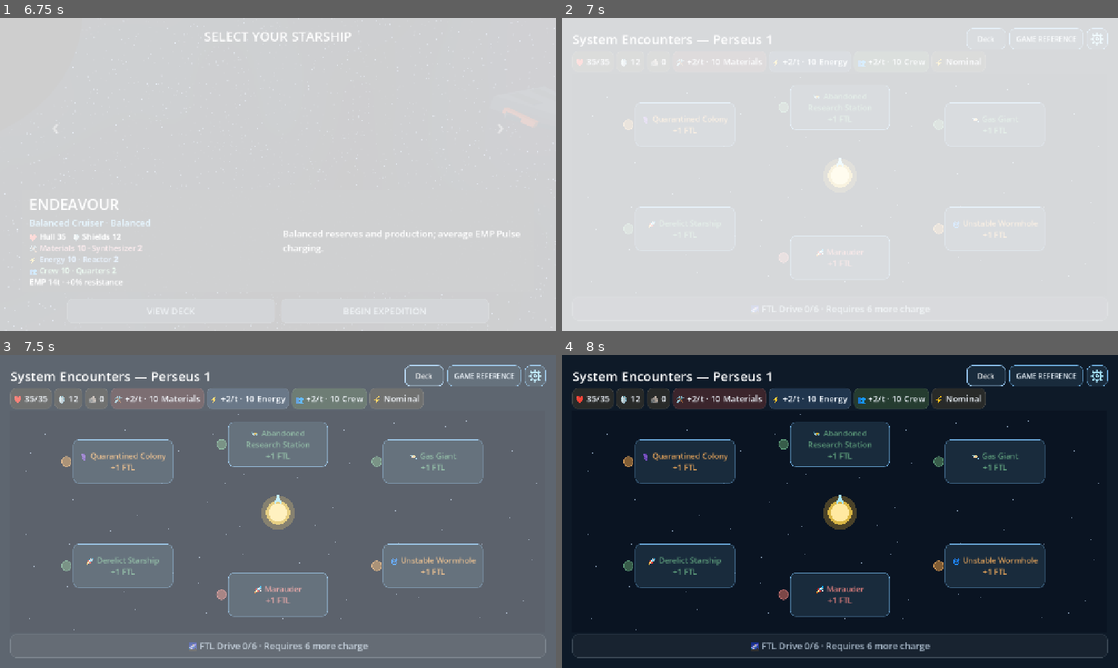
Above: before the commit, frames 1-4 (two rows, left to right).
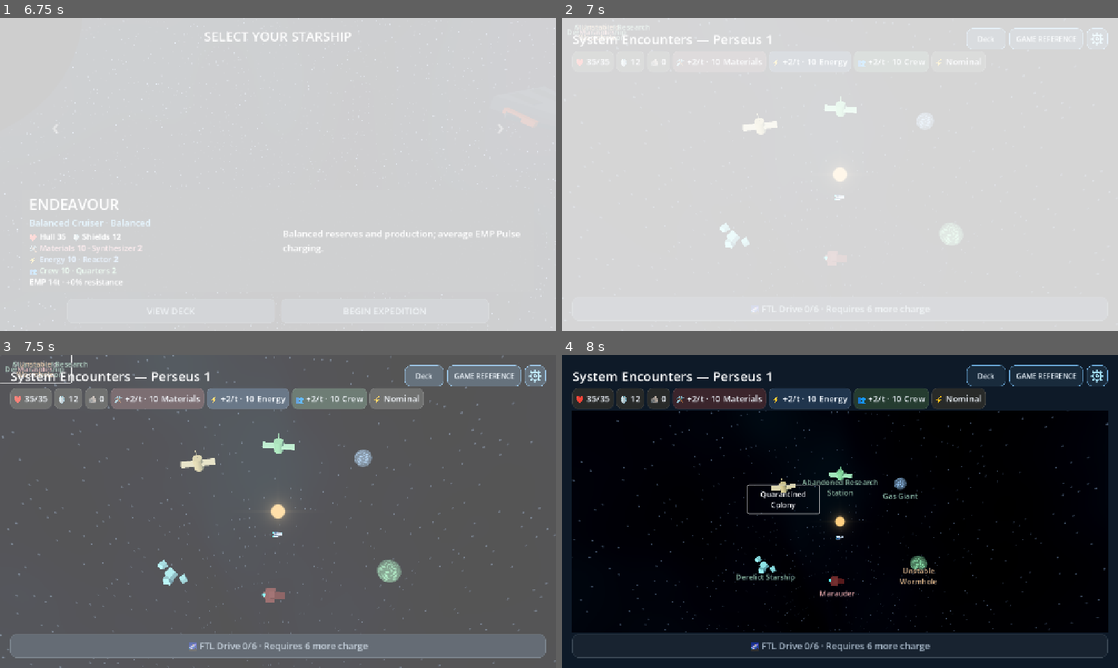
Above: after the commit, the same moments.

Repository: RPGMaster2000/arcospace
Game: Godot game, scene res://scenes/battle_setup.tscn
The game is run twice, just before and just after one commit, with the same random seed, the same clock (stepped at 60 frames per second) and the same inputs. Sound files missing from this copy of the repository are replaced by a short silence.
Inputs (mouse positions are in pixels of both pictures, inside the frame that each line leads up to):
- Up to frame 1 (6.75 s): tap Enter (ui_accept) at 0.5, 0.77, 4.52, 5 s; move the mouse to (400, 158) at 0.52 s; hold Right (ui_right) 0.53-1.25 s; tap Tab at 0.6, 2.1, 4.35, 5.85 s; click (400, 158) at 0.67 s; drag from (166, 190) to (250, 237) at 1.27 s; move the mouse to (333, 105) at 2.02 s; hold Right (ui_right) 2.03-2.75 s; click (333, 105) at 2.17 s; drag from (250, 237) to (111, 127) at 2.77 s; click "BEGIN EXPEDITION" at 3.5 s; move the mouse to (444, 221) at 4.27 s; hold Left (ui_left) 4.28-5 s; click (444, 221) at 4.42 s; drag from (111, 127) to (194, 96) at 5.02 s; move the mouse to (305, 174) at 5.77 s; hold Down (ui_down) 5.78-6.5 s; click (305, 174) at 5.92 s; drag from (194, 96) to (166, 190) at 6.52 s
- Up to frame 2 (7 s): no input
- Up to frame 3 (7.5 s): move the mouse to (400, 495) at 7.27 s; hold Up (ui_up) from 7.28 s (still down); tap Tab at 7.35 s; click (400, 495) at 7.42 s
- Up to frame 4 (8 s): keep holding Up (ui_up); tap Enter (ui_accept) at 7.52 s

Frame 1 is identical in both runs. In frame 2, 1.3% of the frame differs, in the area x 2-97%, y 2-84%; in frame 3, 24%; in frame 4, 58%, in the area x 1-99%, y 3-89%.

Commit message:
Connect 3D navigation, selected ship travel and orbit with 2D fallback (stage B)

Diff:
--- a/scripts/expedition.gd
+++ b/scripts/expedition.gd
@@ -45,6 +45,9 @@
 var card_inspector: CanvasLayer
 # TUNE: Disable to restore the original grid; both presentations use the same encounter state.
 @export var use_star_map: bool = true
+## Disable for the temporary 2D map fallback.
+@export var use_3d_star_map: bool = true
+@export var star_system_settings: Resource = preload("res://scripts/presentation/star_system/map_settings.gd").new()
 # TUNE: Seconds before a selected map destination opens; no travel cost or rules change.
 @export_range(0.1, 2.0, 0.1) var star_map_travel_duration: float = 1.4
 @export_group("Hull warning")
@@ -285,7 +288,8 @@
 	for child in view.get_children():
 		view.remove_child(child)
 		child.queue_free()
-	star_map = null
+	if not _uses_3d_map():
+		star_map = null
 	replacement_panel = null
 	scroll.vertical_scroll_mode = (
 		ScrollContainer.SCROLL_MODE_DISABLED
@@ -325,6 +329,16 @@
 		jump_button.tooltip_text = "FTL resets to zero when entering the next system."
 	jump_button.disabled = not state.can_jump()
 	jump_button.visible = state.hull > 0
+	if _uses_3d_map():
+		screen.map_layout(true, kind != "system")
+		if is_instance_valid(star_map):
+			star_map.set_active(state.hull > 0)
+			if kind == "system":
+				star_map.overview()
+			else:
+				star_map.interactive = false
+	else:
+		screen.map_layout(false, false)
 
 
 #endregion
@@ -487,6 +501,10 @@
 
 
 # Adapt generated encounters to presentation entries; arrival uses visit, exactly like grid selection.
+func _uses_3d_map() -> bool:
+	return use_star_map and use_3d_star_map
+
+
 func _show_star_map() -> void:
 	if map_system != state.system_number:
 		map_system = state.system_number
@@ -510,6 +528,9 @@
 		entries.append(
 			{
 				"index": index,
+				"name": encounter.title,
+				"model_kind": key,
+				"profile": state.enemy_profile(encounter) if encounter.kind == "battle" else null,
 				"text":
 				(
 					("✓ " if encounter.completed else _icon(key) + " ")
@@ -526,24 +547,36 @@
 		entries.append(
 			{
 				"index": state.SERVICE_INDEX,
+				"name": "Trading Outpost",
+				"model_kind": "trading_outpost",
 				"text": _icon("trading_outpost") + " Trading Outpost\nFree return · 0 FTL",
 				"tooltip": "Independent service station",
 				"color": Color("8fcab7"),
 				"completed": false
 			}
 		)
-	star_map = preload("res://scripts/ui/star_map.gd").new()
-	star_map.size_flags_vertical = Control.SIZE_EXPAND_FILL
-	star_map.size_flags_horizontal = Control.SIZE_EXPAND_FILL
-	view.add_child(star_map)
+	var new_map: bool = not is_instance_valid(star_map)
+	if _uses_3d_map():
+		if new_map:
+			star_map = preload("res://scenes/star_system_3d.tscn").instantiate()
+			star_map.settings = star_system_settings
+			screen.mount_map(star_map)
+		star_map.player_profile = state.ship()
+	else:
+		star_map = preload("res://scripts/ui/star_map.gd").new()
+		star_map.size_flags_vertical = Control.SIZE_EXPAND_FILL
+		star_map.size_flags_horizontal = Control.SIZE_EXPAND_FILL
+		view.add_child(star_map)
+		new_map = true
 	star_map.configure(
 		entries, map_destination, star_map_travel_duration,
 		hash("%d:%d:sky" % [state.seed_used, state.system_number])
 	)
 	star_map.before_travel = state.can_visit
 	star_map.intercept_travel = state.begin_travel
-	star_map.interrupted.connect(_show_chasedown)
-	star_map.arrived.connect(visit)
+	if new_map:
+		star_map.interrupted.connect(_show_chasedown)
+		star_map.arrived.connect(visit)
 	var destination: int = state.pending_destination if state.pending_destination >= 0 else state.travel_destination
 	if destination != -1:
 		star_map.travel.call_deferred(destination)
--- a/scripts/presentation/star_system/destination_models.gd
+++ b/scripts/presentation/star_system/destination_models.gd
@@ -14,8 +14,10 @@
 
 static func ship(profile: Resource) -> Node3D:
 	var mount := Node3D.new()
-	if profile != null and profile.model_scene != null:
-		var model: Node3D = profile.model_scene.instantiate()
+	if profile != null:
+		# Standard enemies use the same legacy hull as the battlefield; variants provide model_scene.
+		var scene: PackedScene = profile.model_scene if profile.model_scene != null else preload("res://scenes/ship_3d.tscn")
+		var model: Node3D = scene.instantiate()
 		mount.add_child(model)
 		model.ready.connect(func():
 			if model.has_method("set_hull_color"):
--- a/scripts/presentation/star_system/star_map_3d.gd
+++ b/scripts/presentation/star_system/star_map_3d.gd
@@ -67,6 +67,16 @@
 	space.material_override = material
 
 func configure(entries: Array, last_destination: int, duration: float, visual_seed: int = 0) -> void:
+	if is_instance_valid(ship) and configured_seed == visual_seed:
+		for entry in entries:
+			if markers.has(entry.index):
+				markers[entry.index].disabled = entry.completed
+				markers[entry.index].text = ("✓ " if entry.completed else "") + entry.get("name", entry.text)
+		overview()
+		return
+	if motion and motion.is_valid():
+		motion.kill()
+	traveling = false
 	configured_seed = visual_seed
 	travel_duration = duration
 	var rng := RandomNumberGenerator.new()
--- a/scripts/ui/expedition_screen.gd
+++ b/scripts/ui/expedition_screen.gd
@@ -11,6 +11,11 @@
 signal cancel_requested
 signal confirm_requested
 signal jump_requested
+
+var body: HBoxContainer
+var sidebar: VBoxContainer
+var model_space: Control
+var map_layer: Control
 
 var hull_pulse_period: float = 1.45
 var hull_pulse_scale: float = 1.03
@@ -47,11 +52,13 @@
 	backdrop.mouse_filter = Control.MOUSE_FILTER_IGNORE
 	add_child(backdrop)
 	ui = MarginContainer.new()
+	ui.mouse_filter = Control.MOUSE_FILTER_IGNORE
 	ui.set_anchors_and_offsets_preset(Control.PRESET_FULL_RECT)
 	for edge in ["left", "right", "top", "bottom"]:
 		ui.add_theme_constant_override("margin_" + edge, 24)
 	add_child(ui)
 	var column = VBoxContainer.new()
+	column.mouse_filter = Control.MOUSE_FILTER_IGNORE
 	column.add_theme_constant_override("separation", 4)
 	ui.add_child(column)
 	title = _label("", 30)
@@ -81,13 +88,28 @@
 	column.add_child(resource_bar)
 	resource_bar.hull_requested.connect(hull_requested.emit)
 	legend.pressed.connect(func(): resource_bar.overlay.show_legend())
+	body = HBoxContainer.new()
+	body.size_flags_vertical = Control.SIZE_EXPAND_FILL
+	body.mouse_filter = Control.MOUSE_FILTER_IGNORE
+	column.add_child(body)
+	model_space = Control.new()
+	model_space.mouse_filter = Control.MOUSE_FILTER_IGNORE
+	model_space.size_flags_horizontal = Control.SIZE_EXPAND_FILL
+	model_space.size_flags_stretch_ratio = 0.48
+	body.add_child(model_space)
+	model_space.hide()
+	sidebar = VBoxContainer.new()
+	sidebar.size_flags_horizontal = Control.SIZE_EXPAND_FILL
+	sidebar.size_flags_stretch_ratio = 0.52
+	sidebar.mouse_filter = Control.MOUSE_FILTER_IGNORE
+	body.add_child(sidebar)
 	header = Header.instantiate()
-	column.add_child(header)
+	sidebar.add_child(header)
 	header.return_requested.connect(return_requested.emit)
 	return_button = header.return_button
 	scroll = TouchScroll.new()
 	scroll.size_flags_vertical = Control.SIZE_EXPAND_FILL
-	column.add_child(scroll)
+	sidebar.add_child(scroll)
 	view = VBoxContainer.new()
 	view.size_flags_horizontal = Control.SIZE_EXPAND_FILL
 	view.size_flags_vertical = Control.SIZE_EXPAND_FILL
@@ -96,7 +118,7 @@
 	more_hint = _label("More options below — swipe or scroll", 16)
 	more_hint.hide()
 	more_hint.horizontal_alignment = HORIZONTAL_ALIGNMENT_CENTER
-	column.add_child(more_hint)
+	sidebar.add_child(more_hint)
 	footer = HBoxContainer.new()
 	footer.add_theme_constant_override("separation", 16)
 	confirmation = preload("res://scripts/ui/approach_confirmation.gd").new()
@@ -126,3 +148,20 @@
 	label.add_theme_font_size_override("font_size", font_size)
 	label.mouse_filter = Control.MOUSE_FILTER_IGNORE
 	return label
+
+
+func mount_map(map: Control) -> void:
+	map_layer = map
+	add_child(map)
+	move_child(map, 1)
+
+func map_layout(enabled: bool, focused: bool) -> void:
+	model_space.visible = enabled
+	sidebar.visible = not enabled or focused
+	if enabled:
+		model_space.size_flags_stretch_ratio = 0.48 if focused else 1.0
+
+func _process(_delta: float) -> void:
+	if is_instance_valid(map_layer) and is_instance_valid(body):
+		map_layer.position = body.global_position - global_position
+		map_layer.size = body.size
--- a/tests/chasedown_ui_test.gd
+++ b/tests/chasedown_ui_test.gd
@@ -18,6 +18,7 @@
 	root.get_texture().get_image().save_png("res://.godot/testlogs/chasedown-" + label + ".png")
 func make_host(grid: bool = false) -> void:
 	host = load("res://scenes/expedition.tscn").instantiate()
+	host.use_3d_star_map = false
 	host.persistence_enabled = false
 	host.rules = Rules.duplicate(true)
 	host.rules.log_rolls = false
--- a/tests/poi_confirmation_test.gd
+++ b/tests/poi_confirmation_test.gd
@@ -27,6 +27,7 @@
 	return [host.title.get_global_rect(), host.legend.get_global_rect(), host.resource_bar.get_global_rect()]
 func run() -> void:
 	host = load("res://scenes/expedition.tscn").instantiate()
+	host.use_3d_star_map = false
 	host.persistence_enabled = false
 	host.rules = host.rules.duplicate(true)
 	host.rules.debug_seed = 789
--- a/tests/star_map_test.gd
+++ b/tests/star_map_test.gd
@@ -12,6 +12,7 @@
 	for i in range(12): await process_frame
 func run() -> void:
 	host = preload("res://scenes/expedition.tscn").instantiate()
+	host.use_3d_star_map = false
 	host.persistence_enabled = false
 	root.add_child(host)
 	host.star_map_travel_duration = .02
--- a/tests/star_system_3d_test.gd
+++ b/tests/star_system_3d_test.gd
@@ -25,7 +25,42 @@
 	map.configure(entries, -1, 0.08, 999)
 	for i in range(6):
 		check(map.objects[i].position == positions[i], "Visual seed reproducible")
+	var arrivals: Array = []
+	map.arrived.connect(func(index): arrivals.append(index))
+	map.travel(0)
+	map.travel(1)
+	check(map.traveling, "Travel locks repeated selections")
+	await create_timer(0.15).timeout
+	check(arrivals == [0] and map.orbit_index == 0, "Single arrival starts orbit")
+	var at: Vector3 = map.ship.position
+	await create_timer(0.1).timeout
+	check(map.ship.position.distance_to(at) > 0.01, "Ship moves in orbit")
+	map.travel(1)
+	check(map.orbit_index == -1, "Departure cancels orbit")
+	await create_timer(0.15).timeout
+	check(arrivals == [0, 1], "Next arrival once")
+	map.intercept_travel = func(_index): return true
+	map.travel(2)
+	await create_timer(0.6).timeout
+	check(map.orbit_index == -1 and arrivals == [0, 1], "Interception cancels arrival")
 	map.queue_free()
+	await process_frame
+	var host = preload("res://scenes/expedition.tscn").instantiate()
+	host.persistence_enabled = false
+	root.add_child(host)
+	await process_frame
+	await process_frame
+	check(host.star_map != null and host.star_map.get_parent() == host.screen, "3D map persists outside encounter UI")
+	check(host.star_map.markers.size() >= 6, "Controller supplies all destinations")
+	host.star_map.travel_duration = 0.04
+	host.star_map.travel(0)
+	await create_timer(0.12).timeout
+	check(host.state.navigation_origin == 0 and host.map_destination == 0, "Controller owns arrival state")
+	var retained_map: Control = host.star_map
+	host.show_system()
+	await process_frame
+	check(host.star_map == retained_map and host.star_map.orbit_index == 0, "Overview retains ship and map")
+	host.queue_free()
 	await process_frame
 	print("Star system 3D: %d failures" % failures)
 	quit(failures)
